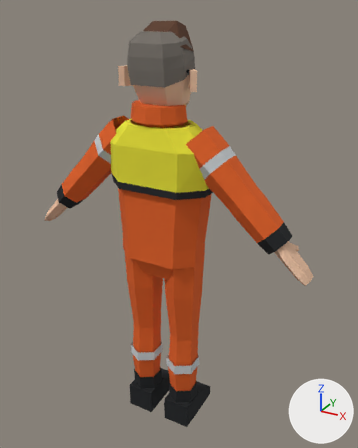
The Blender file characters/glasses_ceo/glasses_ceo_survival.blend as it was, and as the next commit left it.
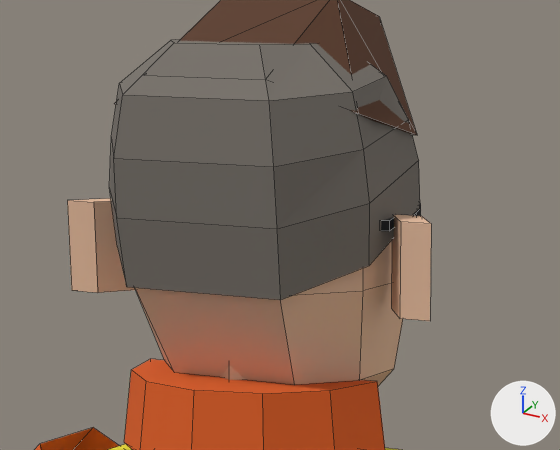
Old and new are each drawn whole from a 50 mm camera at (0.989, -1.658, 1.843) aimed at (0.032, 0.082, 0.972) and again close up on the part from 29% to 63% of the width and 5% to 27% of the height. Arrows for +X, +Y and +Z are at lower right; the lights stay in place. The older version's two pictures come first. The close-ups show mesh edges as thin lines.

Names of what the first close-up shows: 'glasses_ceo_survival'.
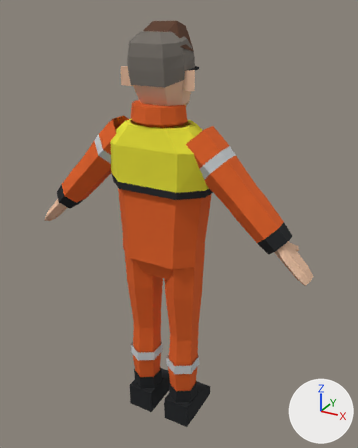
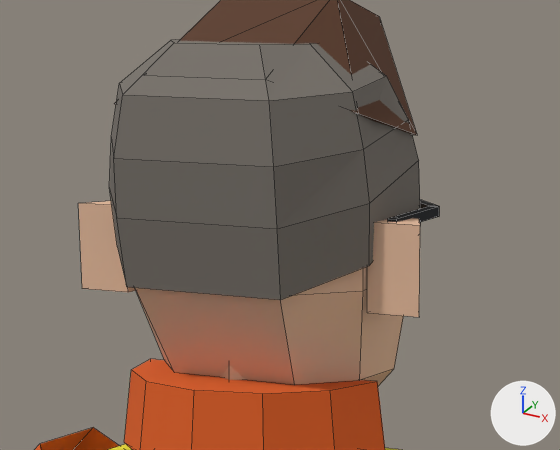
Edits to the bpy script that builds the scene:
```text
Change me_glasses_ceo_survival:
    used by ob_glasses_ceo_survival; location = (0.0, 0.0, 0.0)
    remove me_glasses_ceo_survival.from_pydata(...)  # 730 vertices, 556 faces; spans x -0.65..0.65, y -0.13..0.18, z 0.0..1.79
    add me_glasses_ceo_survival.from_pydata(...)  # 746 vertices, 568 faces; spans x -0.65..0.65, y -0.13..0.18, z 0.0..1.79
    me_glasses_ceo_survival part 1: the loose piece of 8 vertices spanning x 0.07..0.12, y -0.02..0.12, z 1.62..1.63 is copied, and the copy is scaled about its middle by (0.0149, 0.564, -0.951), then moved by (0.03, -0.03, 0.0); it spans x 0.12..0.13, y -0.02..0.06, z 1.63..1.64
    me_glasses_ceo_survival part 2
    10 faces are deleted
    4 vertices in x -0.12..0.12, y -0.02, z 1.62..1.63 move by (0.0, 0.07, 0.01)
    16 vertices move from x -0.17..0.17, y -0.03..0.12, z 1.56..1.63 to x -0.16..0.16, y -0.03..0.12, z 1.56..1.64
    8 vertices are added at x -0.13..-0.12, y -0.02..0.06, z 1.63..1.64
    16 new faces join them
```

Pixel boxes [x1, y1, x2, y2] of what changed, in the close-ups (560 x 450 px; the box of a moved part takes in the faces that stretch with it):
'glasses_ceo_survival', reshaped: before [35, 0, 431, 450]; after [35, 0, 439, 450]
part 1 of me_glasses_ceo_survival, added: after [388, 206, 439, 222]
part 2 of me_glasses_ceo_survival, moved or reshaped: before [67, 198, 431, 321]; after [78, 200, 438, 317]
